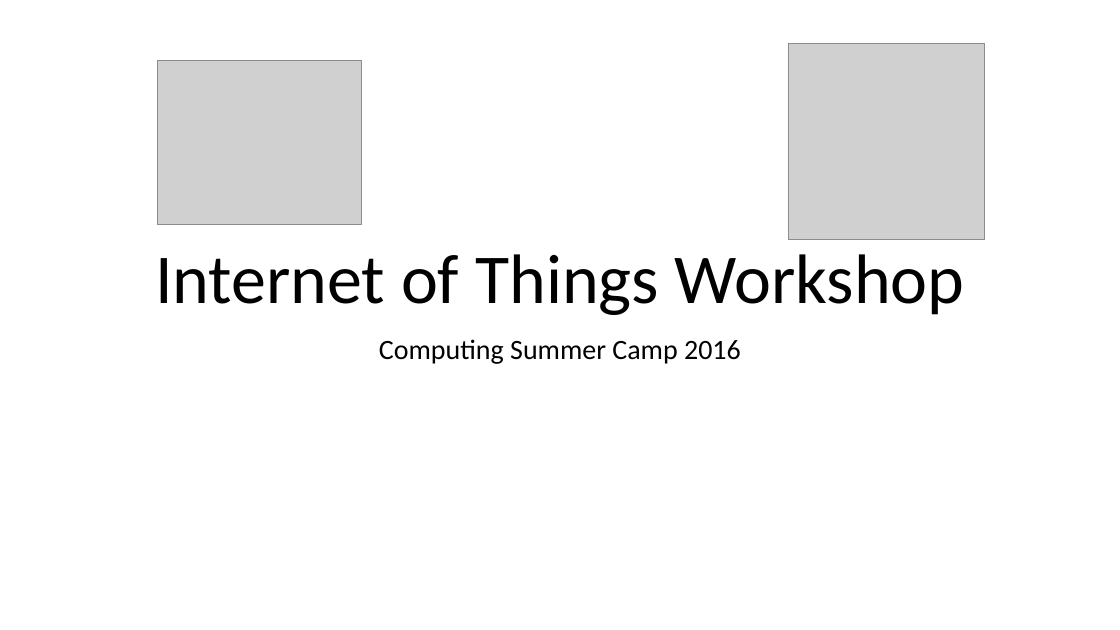
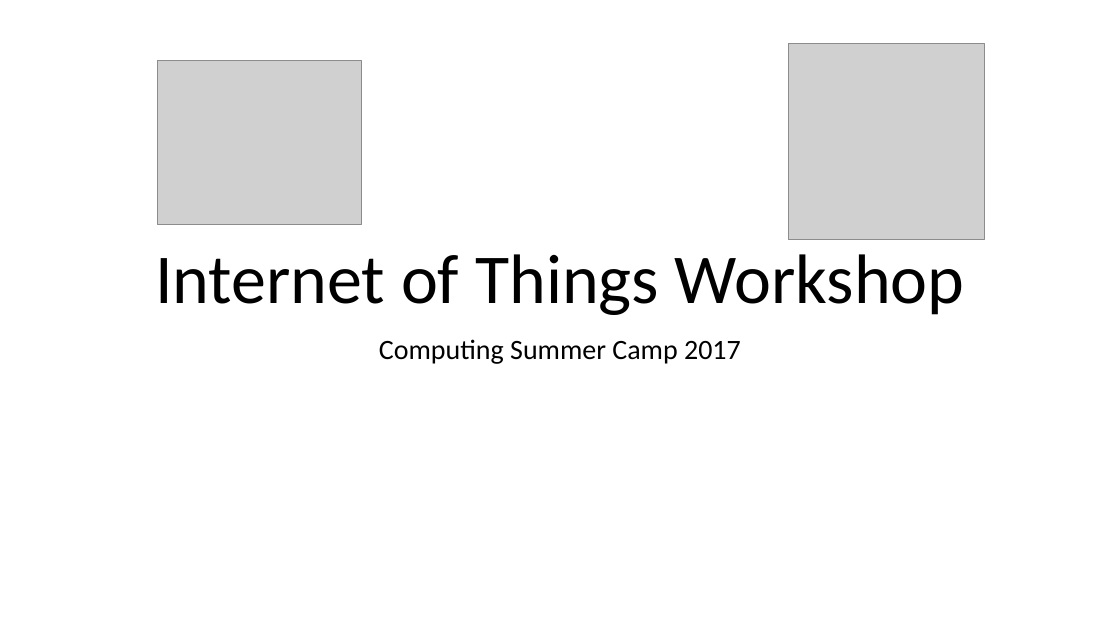
Before and after one commit to fxwalsh/iot-workshop-2017, a slide deck: slide 1 of pres.pptx. Drawn at 1120x630 pixels with LibreOffice and Linux fonts; fonts in the diff are those of the drawing; grey boxes stand for pictures. Boxes give left, top, right and bottom in pixels: in the first picture for what was removed or moved away, otherwise in the second. Text is boxed around its words. In the diff, an @@ line names an element or a change of style, - is before the commit and + after.

```diff
--- a/pres.pptx
+++ b/pres.pptx
@@ subtitle at <box>379,339,741,364</box>: text changed @@
-Computing Summer Camp 2016
+Computing Summer Camp 2017
```
